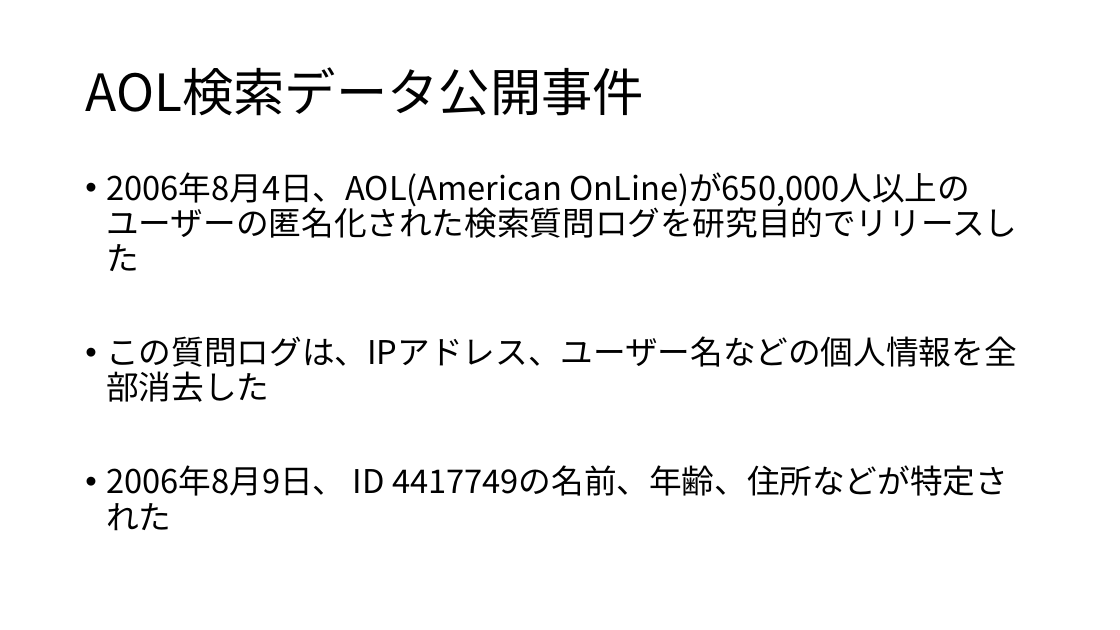
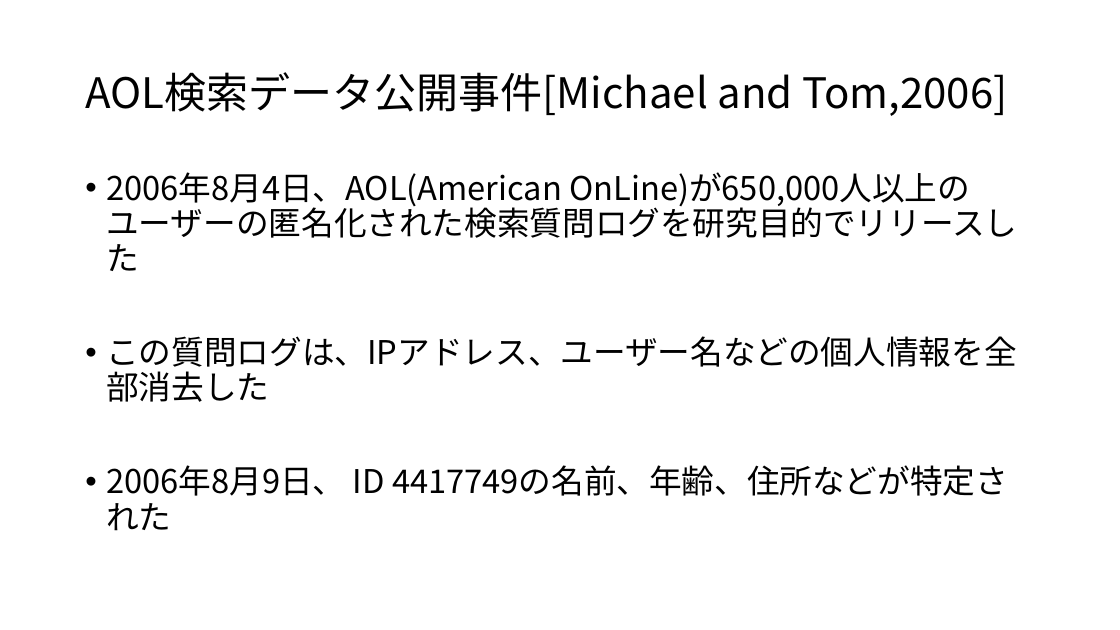
Before and after one commit to aaeviru/thesis, a slide deck: slide 9 of slide/sr2017-slide.pptx. Drawn at 1120x630 pixels with LibreOffice and Linux fonts; fonts in the diff are those of the drawing. Boxes give left, top, right and bottom in pixels: in the first picture for what was removed or moved away, otherwise in the second. Text is boxed around its words. In the diff, an @@ line names an element or a change of style, - is before the commit and + after.

```diff
--- a/slide/sr2017-slide.pptx
+++ b/slide/sr2017-slide.pptx
@@ title at [85, 72, 1007, 116]: text changed; size 44 to 36 pt; font Noto Sans CJK SC to Noto Sans CJK JP @@
-AOL検索データ公開事件
+AOL検索データ公開事件[Michael and Tom,2006]
```
Also in this commit, not shown: 12 other slides changed, 12 slides added, 1 slide removed, 15 other files.
